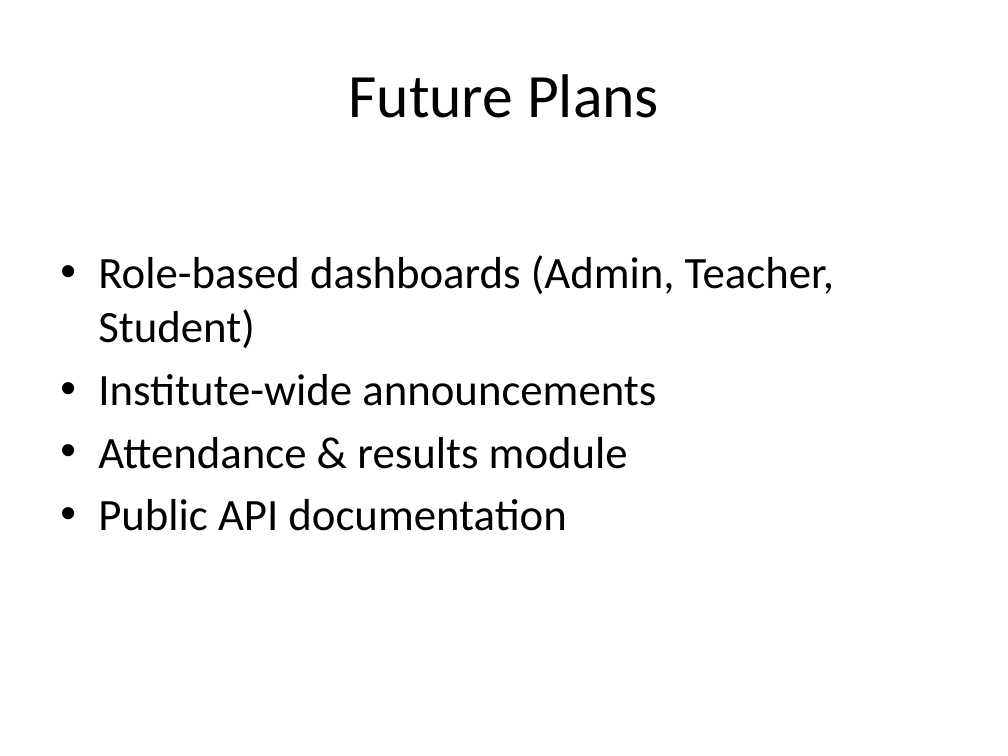
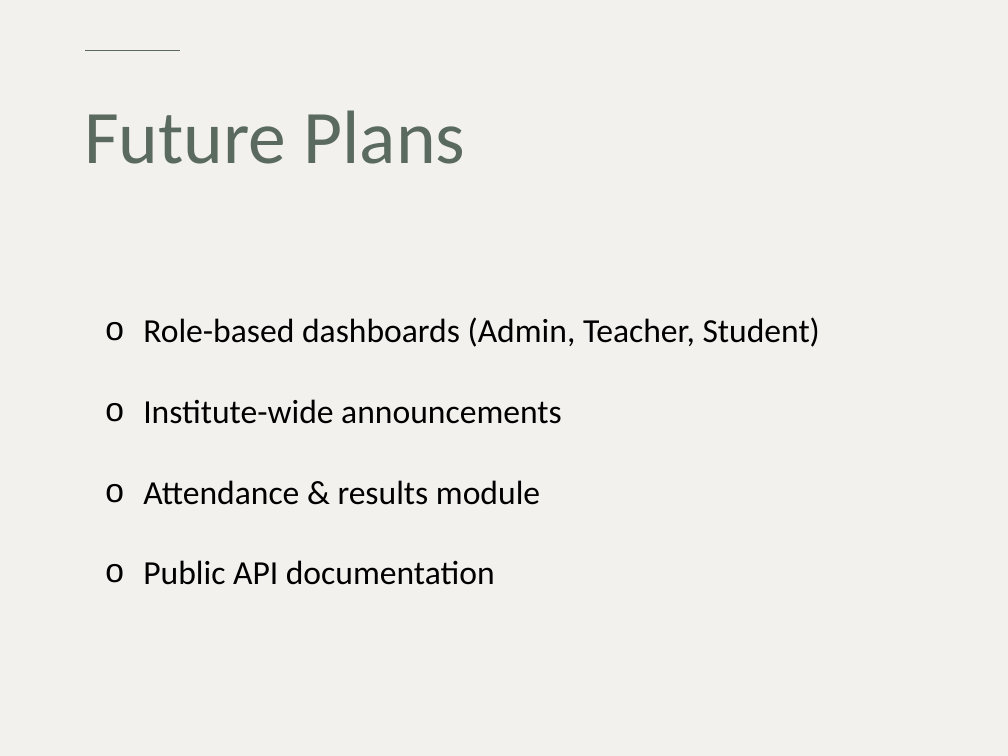
Before and after one commit to humairaaktershanti/instracore, a slide deck: slide 8 of InstaCore_Presentation_DiTech_Squad.pptx. Drawn at 1008x756 pixels with LibreOffice and Linux fonts; fonts in the diff are those of the drawing. Boxes give left, top, right and bottom in pixels: in the first picture for what was removed or moved away, otherwise in the second. Text is boxed around its words. In the diff, an @@ line names an element or a change of style, - is before the commit and + after.

```diff
--- a/InstaCore_Presentation_DiTech_Squad.pptx
+++ b/InstaCore_Presentation_DiTech_Squad.pptx
@@ background #FFFFFF to #F2F1EE @@
@@ line added from (85, 50) to (179, 50), #5B6A5E 1.25 pt @@
@@ title "Future Plans": place and size @@
-title "Future Plans" at bbox=[348, 74, 659, 118]
+title "Future Plans" at bbox=[84, 110, 466, 164]
@@ title "Future Plans" at bbox=[84, 110, 466, 164]: size 44 to 54 pt, text colour #000000 to #5B6A5E; alignment centre to left; line spacing 1 to 0.9 @@
@@ text "Role-based dashboards (Admin, Teacher, Student)": place and size @@
-text "Role-based dashboards (Admin, Teacher, Student)" at bbox=[98, 255, 834, 531]
+text "Role-based dashboards (Admin, Teacher, Student)" at bbox=[143, 317, 820, 585]
@@ text "Role-based dashboards (Admin, Teacher, Student)" at bbox=[143, 317, 820, 585]: size 32 to 24 pt; bullet • to o; line spacing 1 to 2; less space between paragraphs @@
```
Also in this commit, not shown: 7 other slides changed, 6 slides added, 3 slides removed.
